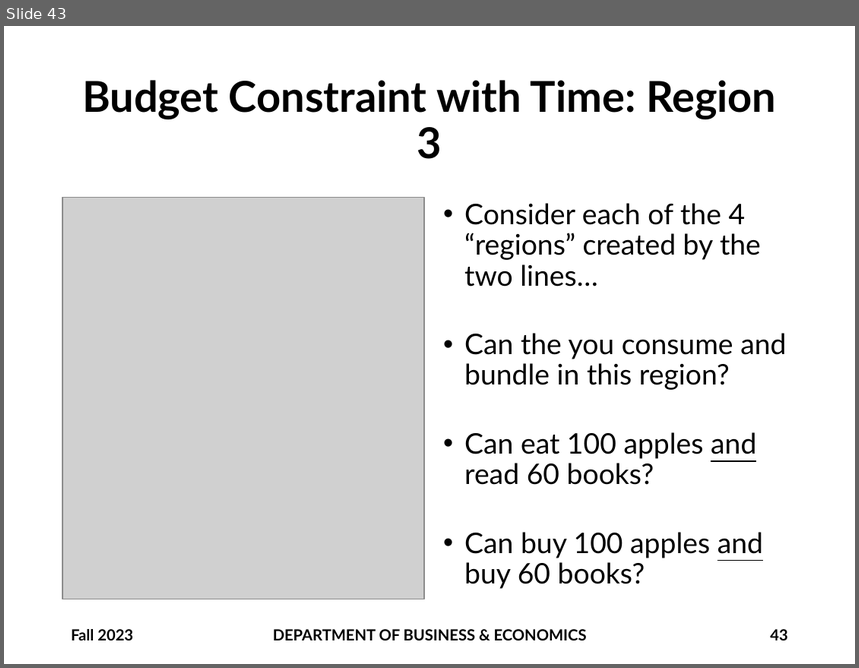
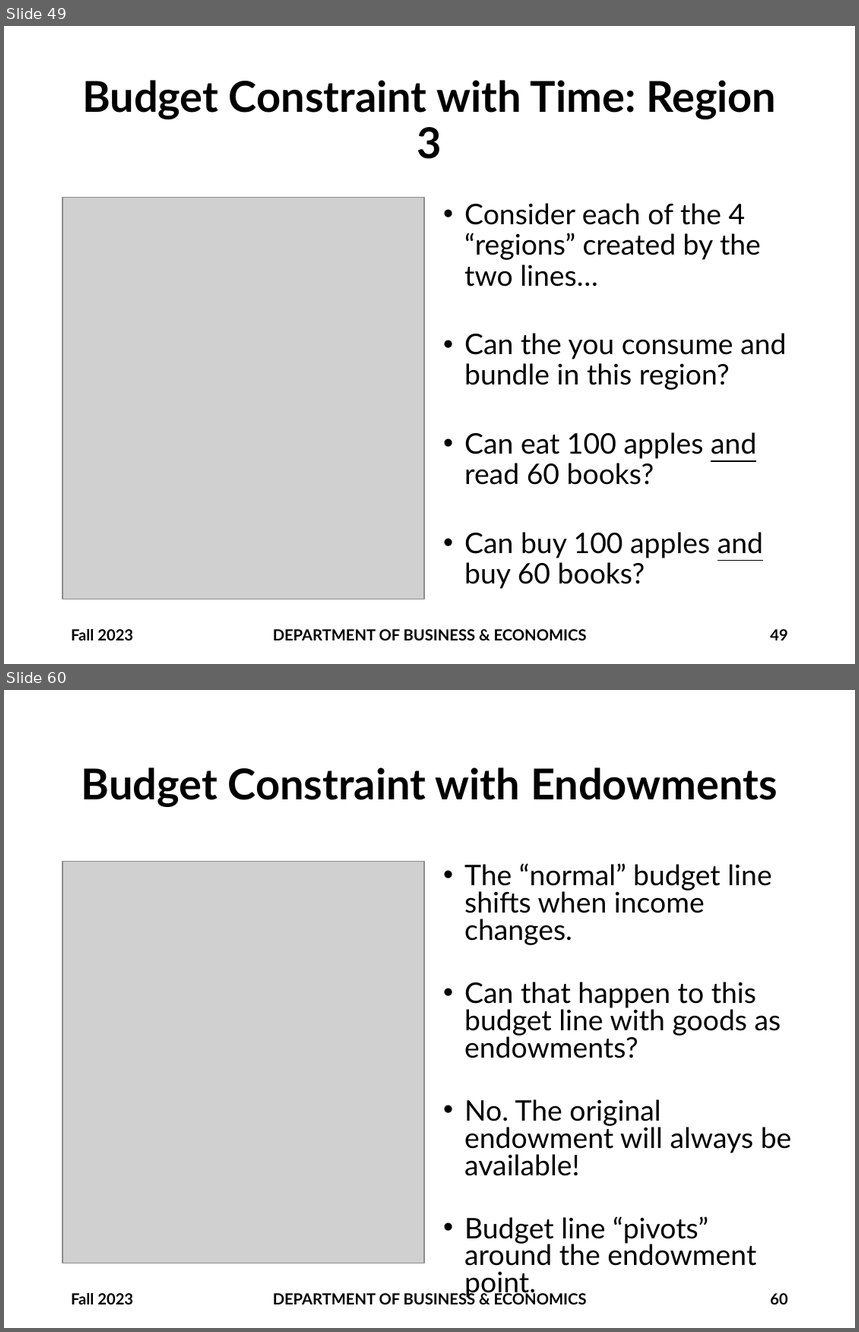
Before and after one commit to brianhwpark/brianhwpark.github.io, a slide deck: files/teaching-resources/monmouthcollege-econ-300/ECON300-LEC02.pptx. Shown one above the other, each under a label of ours: slide 43 before the commit, slides 49 and 60 after it; the slides between them are not shown. The pictures are 859x668 and 859x1332 pixels, drawn with LibreOffice and Linux fonts; fonts in the diff are those of the drawing; grey boxes stand for pictures; background and template pictures are left out. Boxes give left, top, right and bottom in pixels: in the first picture for what was removed or moved away, otherwise in the second. Text is boxed around its words. In the diff, an @@ line names an element or a change of style, - is before the commit and + after.

```diff
--- a/files/teaching-resources/monmouthcollege-econ-300/ECON300-LEC02.pptx
+++ b/files/teaching-resources/monmouthcollege-econ-300/ECON300-LEC02.pptx
@@ slide 60 added at (4,690,855,1328), background #FFFFFF @@
@@ title added at (82,768,778,807), 36 pt, text #000000, bold @@
+Budget Constraint with Endowments
@@ picture added at (63,861,424,1263) @@
@@ text added at (465,863,792,1266), 24 pt, text #000000 @@
+• The “normal” budget line shifts when income changes.
+• Can that happen to this budget line with goods as endowments?
+• No. The original endowment will always be available!
+• Budget line “pivots” around the endowment point.
@@ text added at (71,1293,133,1305), 13 pt, text #000000, bold @@
+Fall 2023
@@ text added at (273,1291,587,1305), 13 pt, text #000000, bold @@
+DEPARTMENT OF BUSINESS & ECONOMICS
@@ page number added at (770,1293,788,1305), 13 pt, text #000000, bold @@
+60
@@ what was slide 43 is now slide 49 @@
@@ page number at (770,629,788,641): text changed @@
-43
+49
```
Also in this commit, not shown: 2 slides changed, 19 other slides added, 1 other file.
